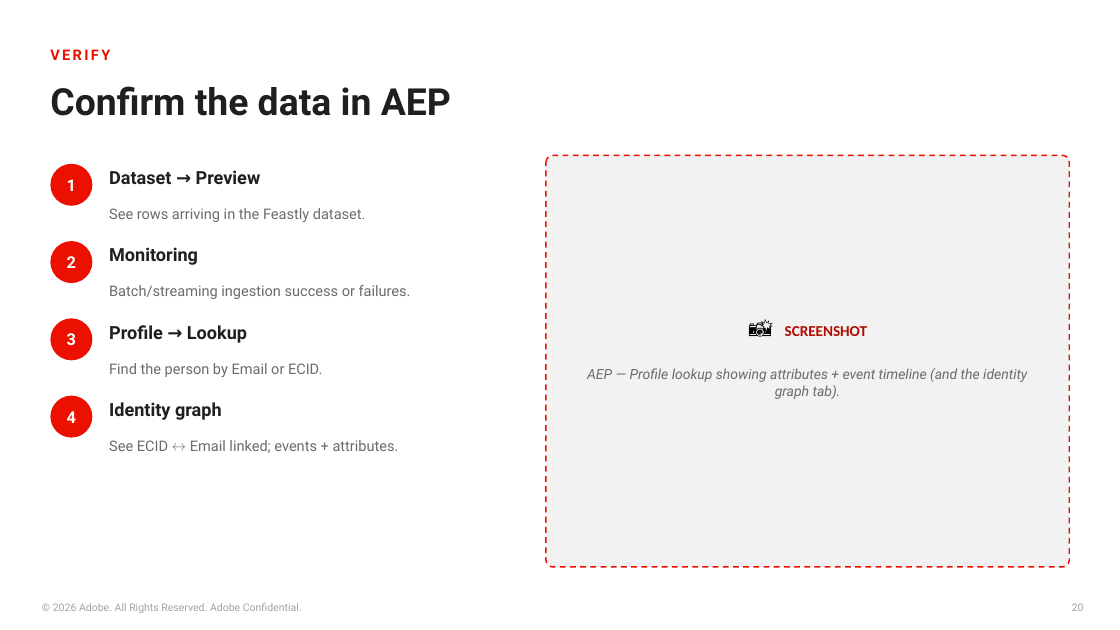
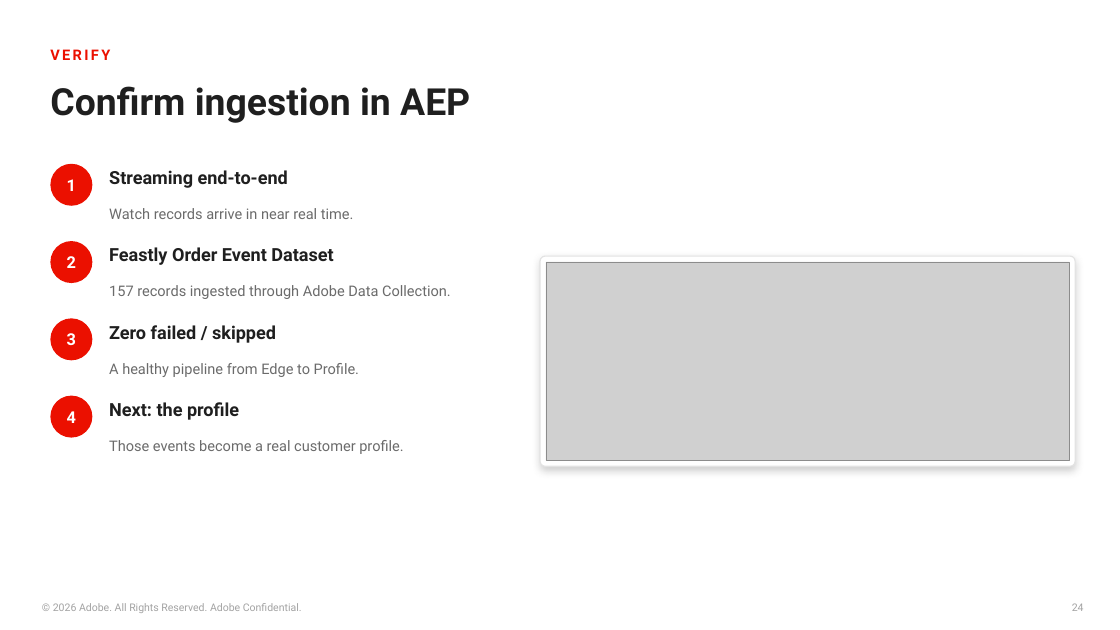
Before and after one commit to princeparvat80/aep-data-collection-food-demo, a slide deck: slide 24 of presentation/Feastly-DataCollection-to-AEP.pptx (slide 20 before the commit). Drawn at 1120x630 pixels with LibreOffice and Linux fonts; fonts in the diff are those of the drawing; grey boxes stand for pictures. Boxes give left, top, right and bottom in pixels: in the first picture for what was removed or moved away, otherwise in the second. Text is boxed around its words. In the diff, an @@ line names an element or a change of style, - is before the commit and + after.

```diff
--- a/presentation/Feastly-DataCollection-to-AEP.pptx
+++ b/presentation/Feastly-DataCollection-to-AEP.pptx
@@ text at (50, 86, 470, 123): text changed @@
-Confirm the data in AEP
+Confirm ingestion in AEP
@@ text at (109, 170, 288, 188): text changed @@
-Dataset → Preview
+Streaming end-to-end
@@ text at (109, 208, 354, 219): text changed @@
-See rows arriving in the Feastly dataset.
+Watch records arrive in near real time.
@@ text at (109, 247, 333, 265): text changed @@
-Monitoring
+Feastly Order Event Dataset
@@ rounded rectangle: place and size @@
-rounded rectangle at (546, 155, 1070, 567)
+rounded rectangle at (540, 256, 1075, 466)
@@ rounded rectangle at (540, 256, 1075, 466): fill #F2F2F2 to #FFFFFF; outline #EB1000 1.25 pt dashed to #E3E3E3 1 pt; shadow on; proportions changed @@
@@ picture added at (546, 262, 1070, 460) @@
@@ text at (109, 285, 451, 299): text changed @@
-Batch/streaming ingestion success or failures.
+157 records ingested through Adobe Data Collection.
@@ text at (109, 325, 276, 343): text changed @@
-Profile → Lookup
+Zero failed / skipped
@@ text removed at (785, 326, 867, 336) @@
-📸 SCREENSHOT
@@ text at (109, 363, 359, 377): text changed @@
-Find the person by Email or ECID.
+A healthy pipeline from Edge to Profile.
@@ text removed at (587, 368, 1027, 399) @@
-AEP — Profile lookup showing attributes + event timeline (and the identity graph tab).
@@ text at (109, 402, 239, 420): text changed @@
-Identity graph
+Next: the profile
@@ text at (109, 440, 403, 454): text changed @@
-See ECID ↔ Email linked; events + attributes.
+Those events become a real customer profile.
```
Also in this commit, not shown: 16 other slides changed, 6 slides added, 16 other files.
